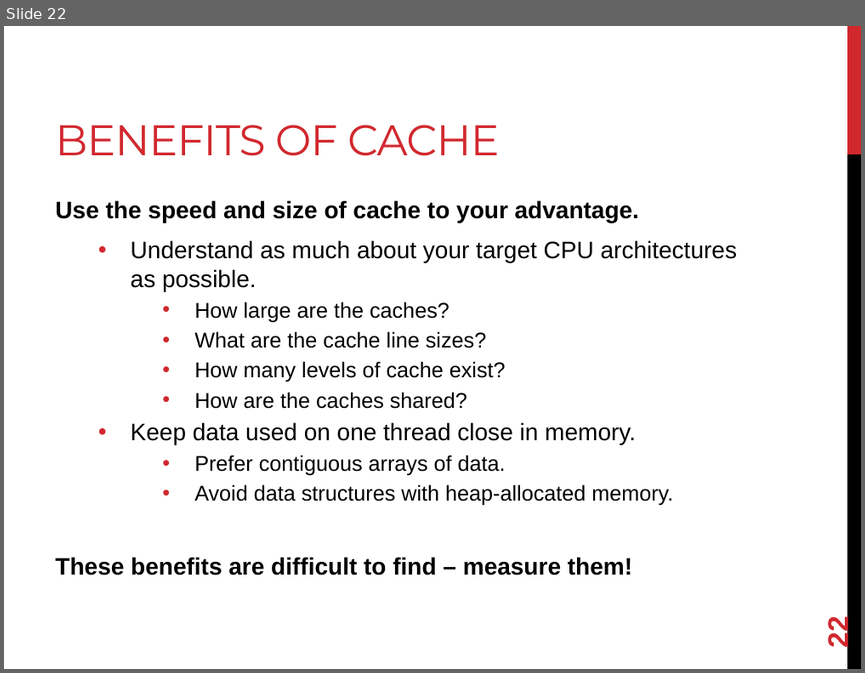
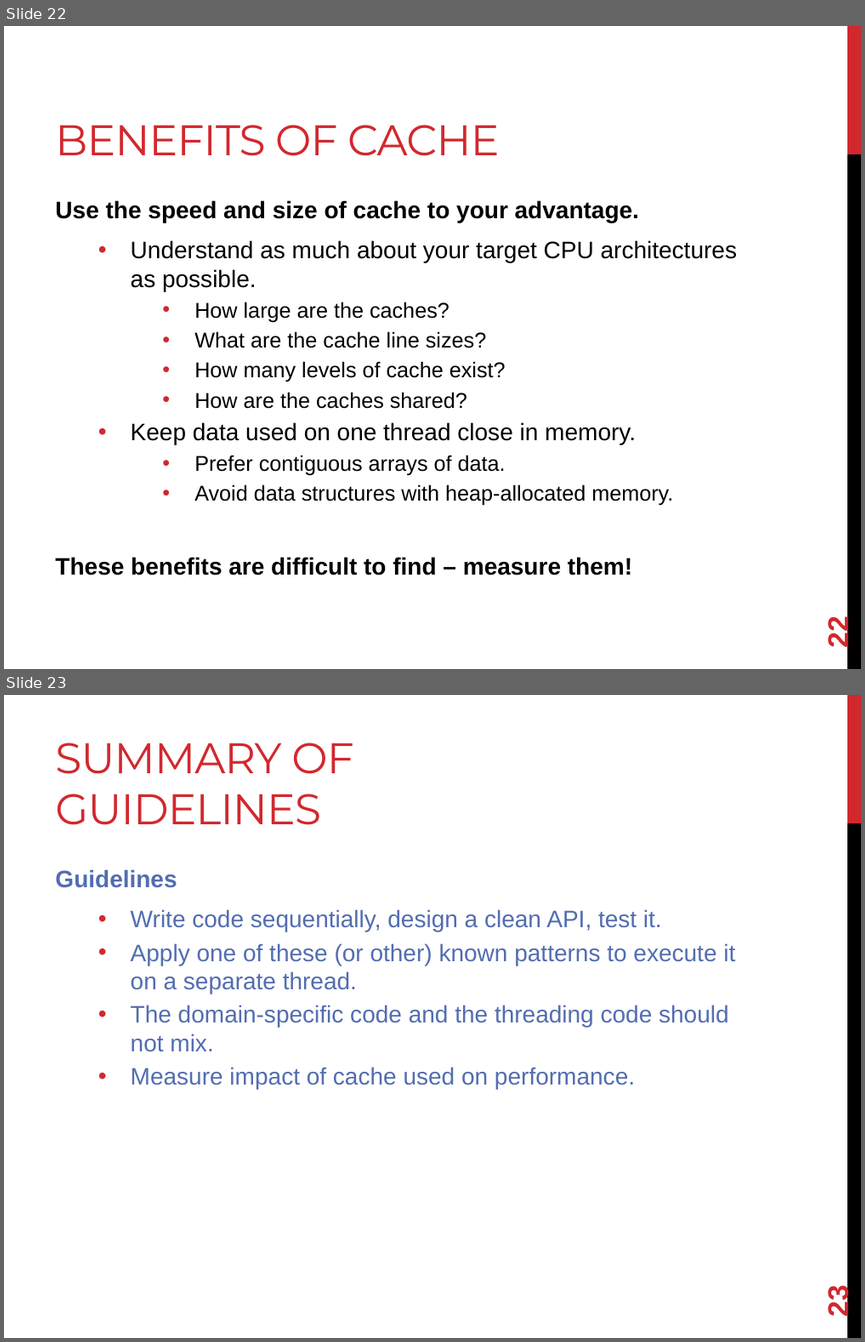
Before and after one commit to joshpeterson/DevelopingConcurrentSoftware, a slide deck: Lectures/Designing Concurrent Software/Designing Concurrent Software.pptx. Shown one above the other, each under a label of ours: slide 22 before the commit, slides 22 and 23 after it. The pictures are 865x673 and 865x1342 pixels, drawn with LibreOffice and Linux fonts; fonts in the diff are those of the drawing. Boxes give left, top, right and bottom in pixels: in the first picture for what was removed or moved away, otherwise in the second. Text is boxed around its words. In the diff, an @@ line names an element or a change of style, - is before the commit and + after.

```diff
--- a/Lectures/Designing Concurrent Software/Designing Concurrent Software.pptx
+++ b/Lectures/Designing Concurrent Software/Designing Concurrent Software.pptx
@@ slide 23 added at [4,695,861,1338], background #FFFFFF; not listed: 2 template elements that a slide beside it also shows @@
@@ title added at [55,743,353,825], 36 pt, text #D1282E @@
+SUMMARY OF GUIDELINES
@@ text added at [55,869,735,1089], 20 pt, text #526DB0 @@
+Guidelines
+  • Write code sequentially, design a clean API, test it.
+  • Apply one of these (or other) known patterns to execute it on a separate thread.
+  • The domain-specific code and the threading code should not mix.
+  • Measure impact of cache used on performance.
@@ page number added at [822,1287,854,1315], 24 pt, text #D1282E, bold @@
+23
```
Also in this commit, not shown: 6 slides changed, 1 other file.
